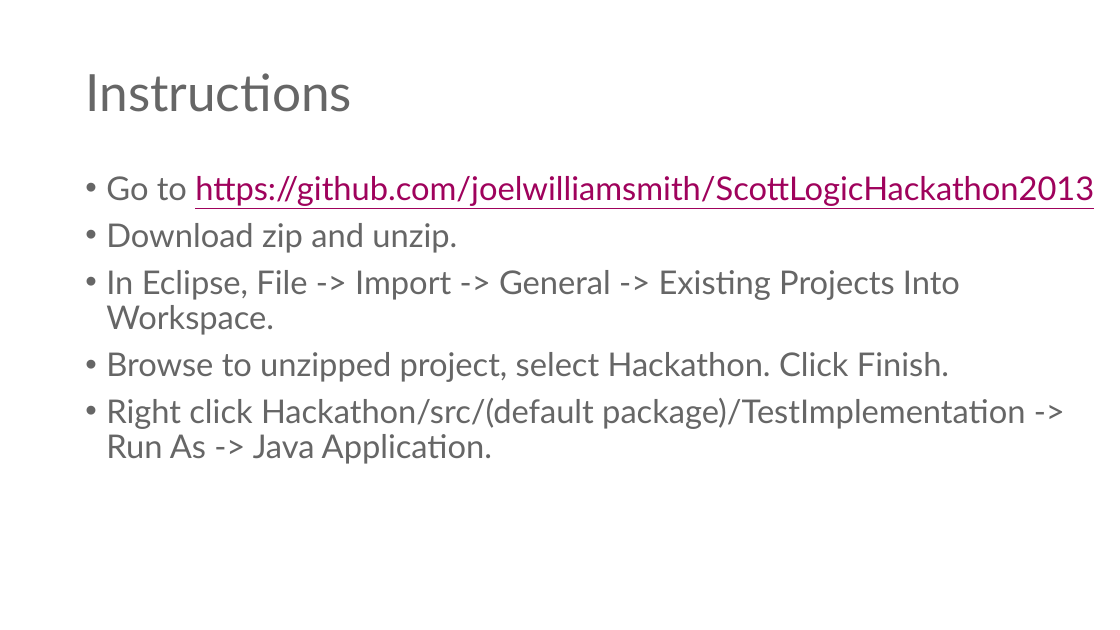
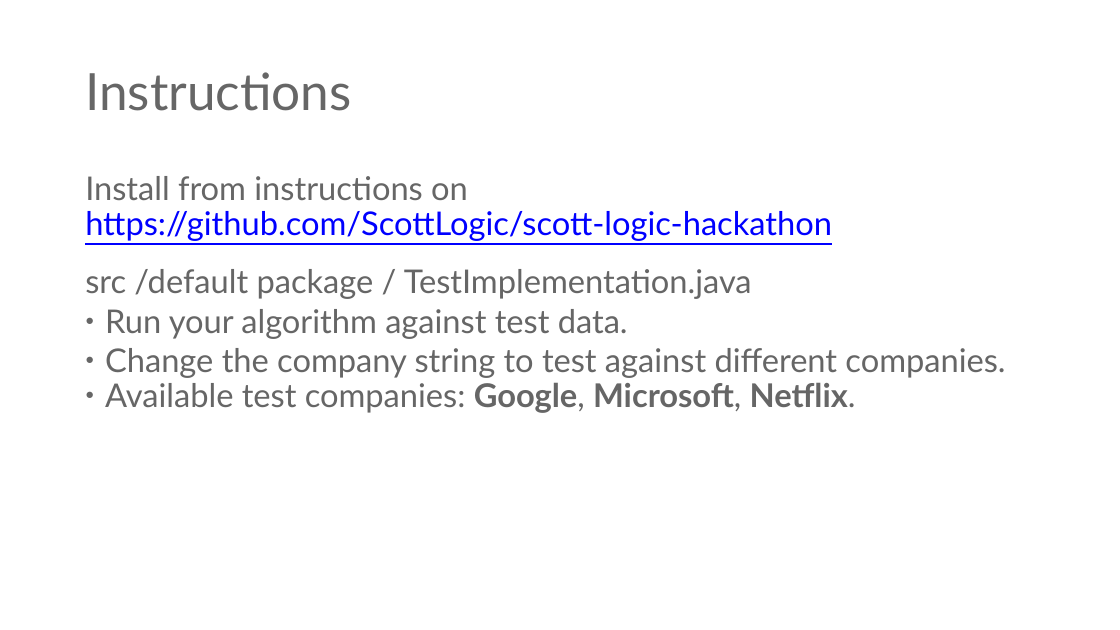
Before and after one commit to tpkelly/Hackathon, a slide deck: slide 3 of spec/Hackathon.pptx. Drawn at 1120x630 pixels with LibreOffice and Linux fonts; fonts in the diff are those of the drawing; background and template pictures are left out. Boxes give left, top, right and bottom in pixels: in the first picture for what was removed or moved away, otherwise in the second. Text is boxed around its words. In the diff, an @@ line names an element or a change of style, - is before the commit and + after.

```diff
--- a/spec/Hackathon.pptx
+++ b/spec/Hackathon.pptx
@@ text at (x1=85, y1=176, x2=1005, y2=413): text changed @@
-• Go to https://github.com/joelwilliamsmith/ScottLogicHackathon2013
-• Download zip and unzip.
-• In Eclipse, File -> Import -> General -> Existing Projects Into Workspace.
-• Browse to unzipped project, select Hackathon. Click Finish.
-• Right click Hackathon/src/(default package)/TestImplementation -> Run As -> Java Application.
+Install from instructions on
+https://github.com/ScottLogic/scott-logic-hackathon
+src /default package / TestImplementation.java
+● Run your algorithm against test data.
+● Change the company string to test against different companies.
+● Available test companies: Google, Microsoft, Netflix.
```
Also in this commit, not shown: 2 other slides changed, 3 slides removed.
